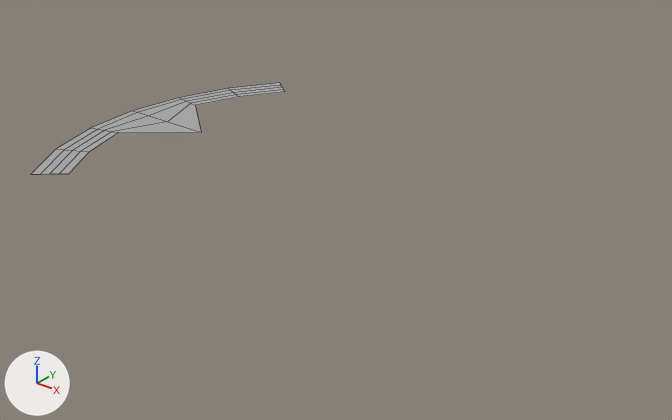
The FBX model HeroFishing/Assets/James Work/James VFX/Models/VFX_Circleface_f_07.fbx as it was, and as the next commit left it.
One viewpoint serves both versions: a 50 mm camera at (0.475, -0.585, 0.328) aimed at (0.013, -0.007, -0.03). Arrows for +X, +Y and +Z are at lower left; the lights stay in place. Mesh edges are drawn as thin lines. Where no turn or scale is listed for an object, it has been applied to the vertices.

Objects in the first picture: 'CircleFace07'.
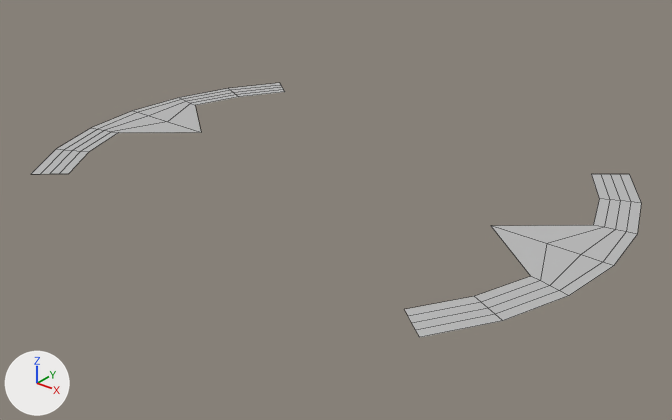
Where the newer file only moved an object's origin or applied its transform, the numbers keep the older frame.

Edits to the bpy script that builds the scene:
```text
Add mat_default_material:
    mat_default_material = principled_material('Default_Material')
    mat_default_material.base_color = (0.5, 0.5, 0.5)  # grey #bcbcbc
Change me_mesh:
    used by ob_circleface07; location = (0.0, 0.0, 0.0)
    remove me_mesh.from_pydata(...)  # 35 vertices, 24 faces; spans x -0.264..-0.162, y -0.164..0.164, z -0.002..-0.001
    add me_mesh.from_pydata(...)  # 70 vertices, 48 faces; spans x -0.264..0.264, y -0.164..0.164, z -0.002..-0.001
    me_mesh part 1: the loose piece of 35 vertices spanning x -0.264..-0.162, y -0.164..0.164, z -0.002..-0.001 is copied, and the copy is mirrored in x about the mesh origin, in mat_default_material (grey #bcbcbc); it spans x 0.162..0.264, y -0.164..0.164, z -0.002..-0.001
    me_mesh part 2: 24 faces spanning x -0.264..-0.162, y -0.164..0.164, z -0.002..-0.001 switch from mat_standardsurface1 (grey #aaaaaa) to mat_default_material (grey #bcbcbc)
```

Where the change shows, as pixel boxes [x1, y1, x2, y2] in the pictures (672 x 420 px):
'CircleFace07', reshaped (140% wider, 177% taller): before [31, 83, 285, 174]; after [31, 83, 641, 337]
part 1 of me_mesh, added: after [405, 174, 641, 337]
part 2 of me_mesh, recoloured: [32, 83, 284, 174] in both
